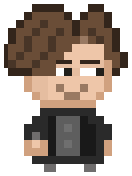
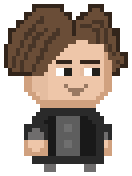
Before/after of a 132px x 176px layered artwork. What changed in the layer stack:
painted on "голова" over (8, 8, 124, 104)
painted on "л. рука" over (28, 128, 44, 152)
painted on "тело" over (36, 112, 100, 124)
painted on "п. рука" over (104, 132, 108, 148)
